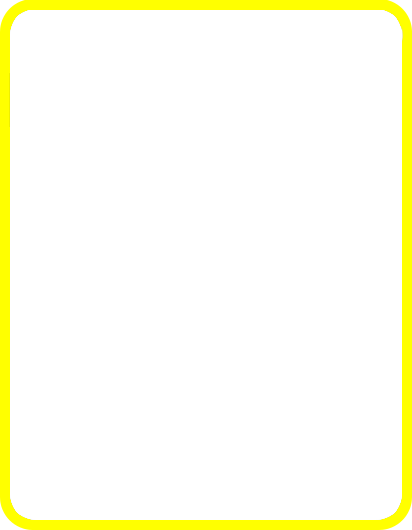
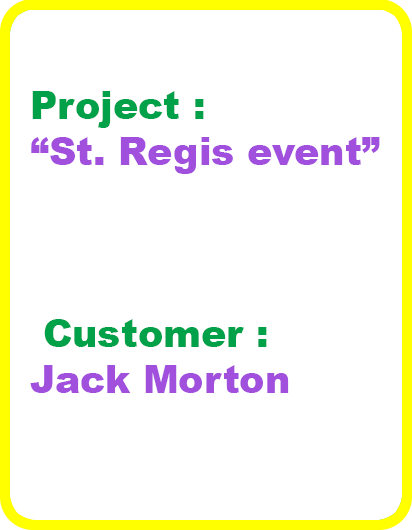
Before/after of a (412, 530) layered artwork. What changed in the layer stack:
showed "Layer 1", moved it above "Project : “St. Regis event” Customer : Jack Morton", painted on it over [9, 10, 404, 520]
added layer "Project : “St. Regis event” Customer : Jack Morton" above "Layer 2" over [30, 91, 380, 393]
painted on "Layer 2" over [9, 10, 404, 520]
